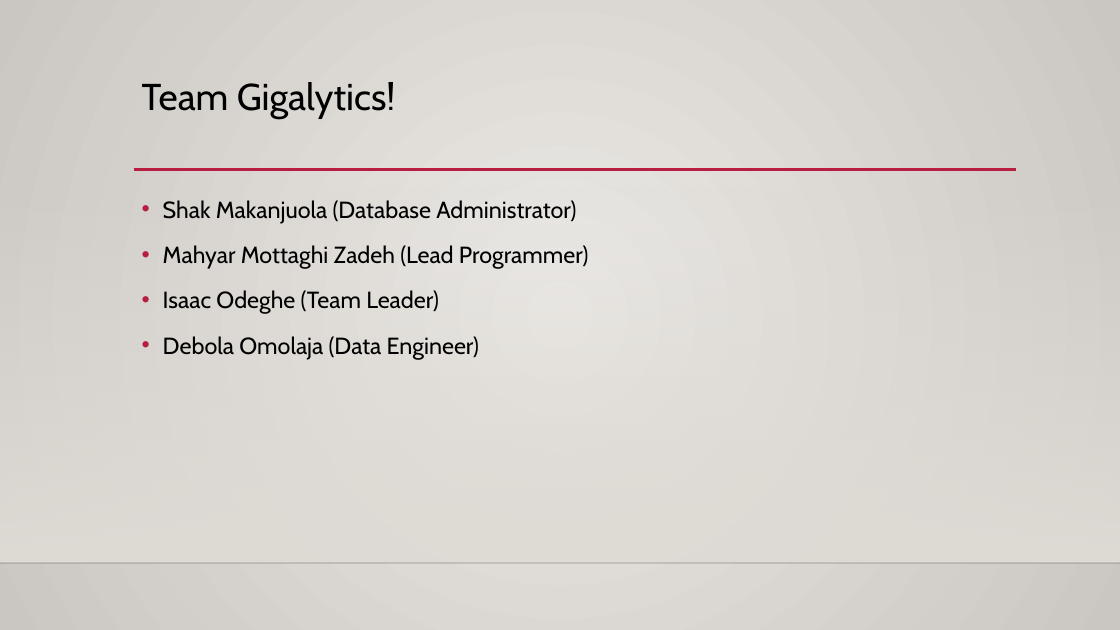
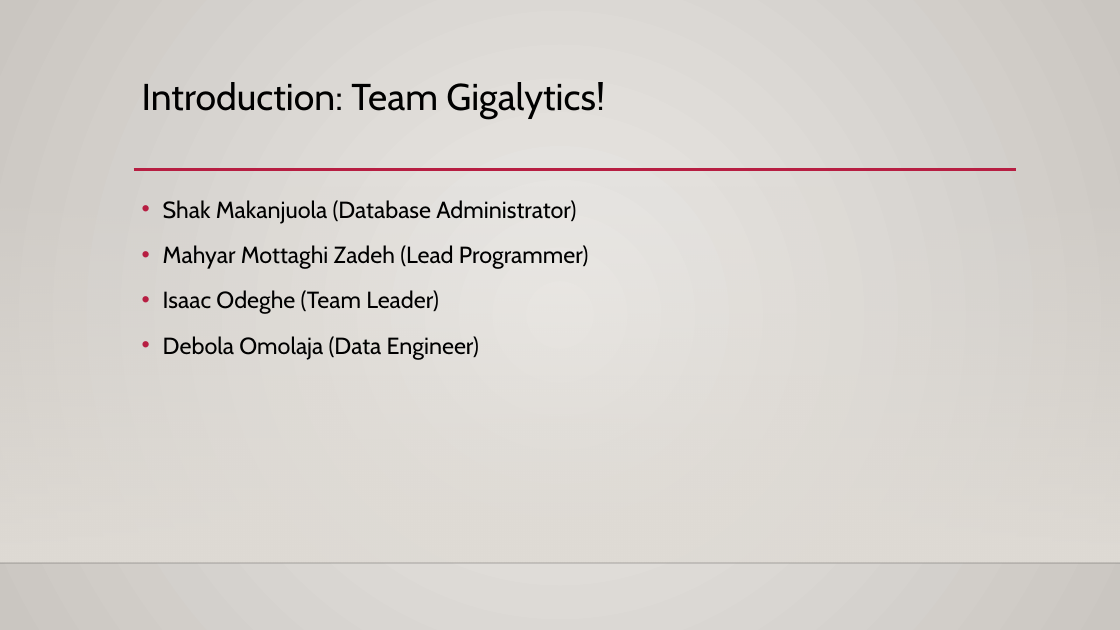
Before and after one commit to mahyarshu/Gigalytics, a slide deck: slide 5 of documents/Presentation/Innovators.pptx. Drawn at 1120x630 pixels with LibreOffice and Linux fonts; fonts in the diff are those of the drawing; background and template pictures are left out. Boxes give left, top, right and bottom in pixels: in the first picture for what was removed or moved away, otherwise in the second. Text is boxed around its words. In the diff, an @@ line names an element or a change of style, - is before the commit and + after.

```diff
--- a/documents/Presentation/Innovators.pptx
+++ b/documents/Presentation/Innovators.pptx
@@ title at [142,82,605,118]: text changed @@
-Team Gigalytics!
+Introduction: Team Gigalytics!
```
Also in this commit, not shown: 16 other slides changed, 1 slide added, 1 slide removed.
